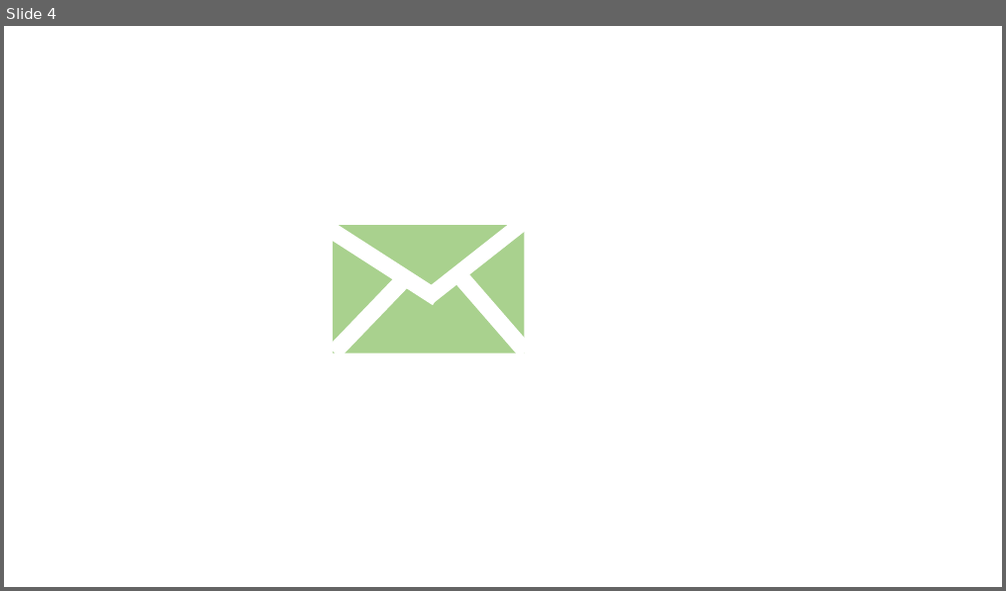
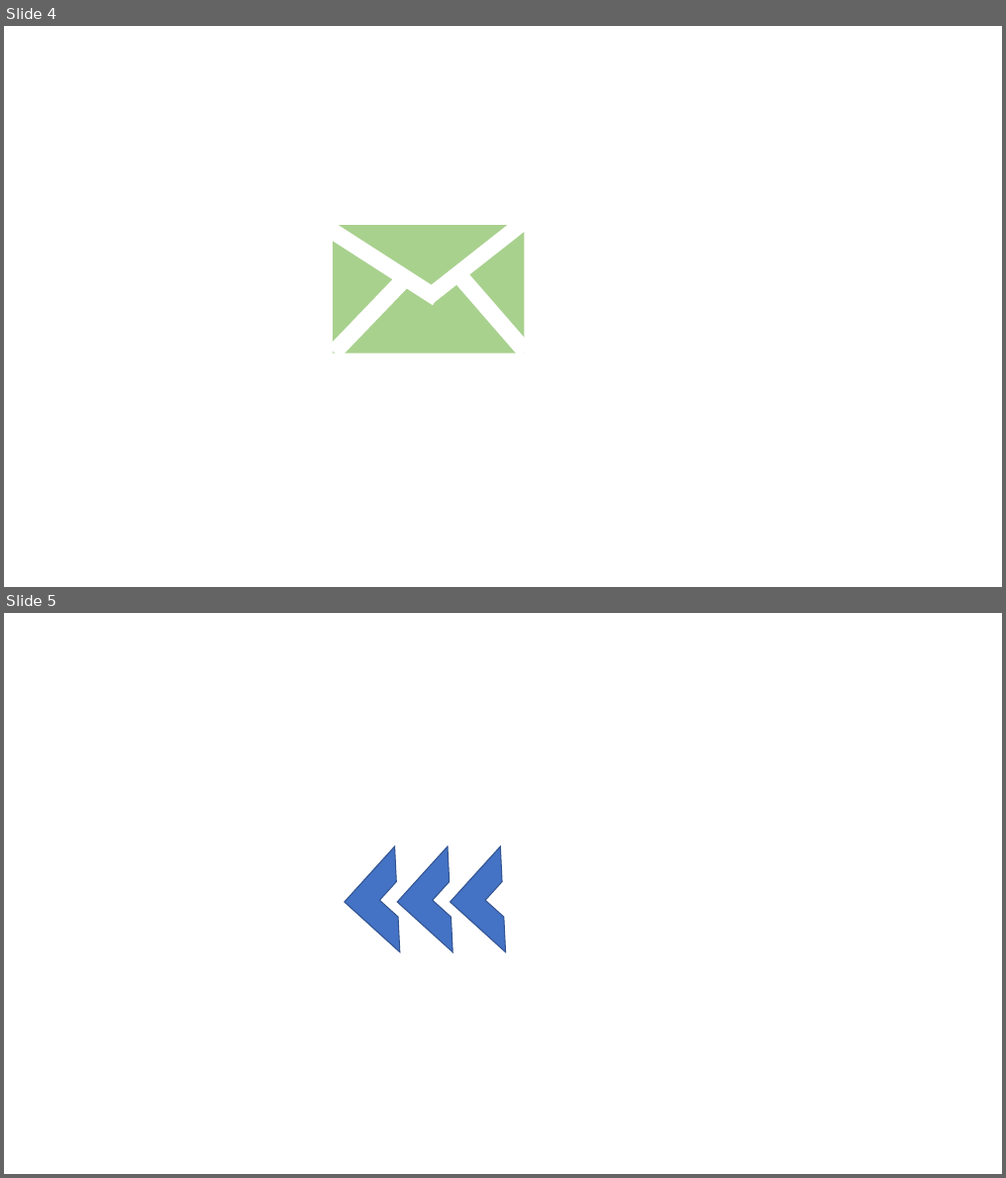
Before and after one commit to yuki-kimoto/giblog-website, a slide deck: git-icon.pptx. Shown one above the other, each under a label of ours: slide 4 before the commit, slides 4 and 5 after it. The pictures are 1006x591 and 1006x1178 pixels, drawn with LibreOffice and Linux fonts; fonts in the diff are those of the drawing. Boxes give left, top, right and bottom in pixels: in the first picture for what was removed or moved away, otherwise in the second. Text is boxed around its words. In the diff, an @@ line names an element or a change of style, - is before the commit and + after.

```diff
--- a/git-icon.pptx
+++ b/git-icon.pptx
@@ slide 5 added at <box>4,613,1002,1174</box>, background #FFFFFF @@
@@ half frame added at <box>345,847,450,953</box>, fill #4472C4, outline #325491 1 pt @@
@@ half frame added at <box>397,847,503,953</box>, fill #4472C4, outline #325491 1 pt @@
@@ half frame added at <box>450,847,556,953</box>, fill #4472C4, outline #325491 1 pt @@
```
Also in this commit, not shown: 5 other slides added, 1 slide removed, 11 other files.
